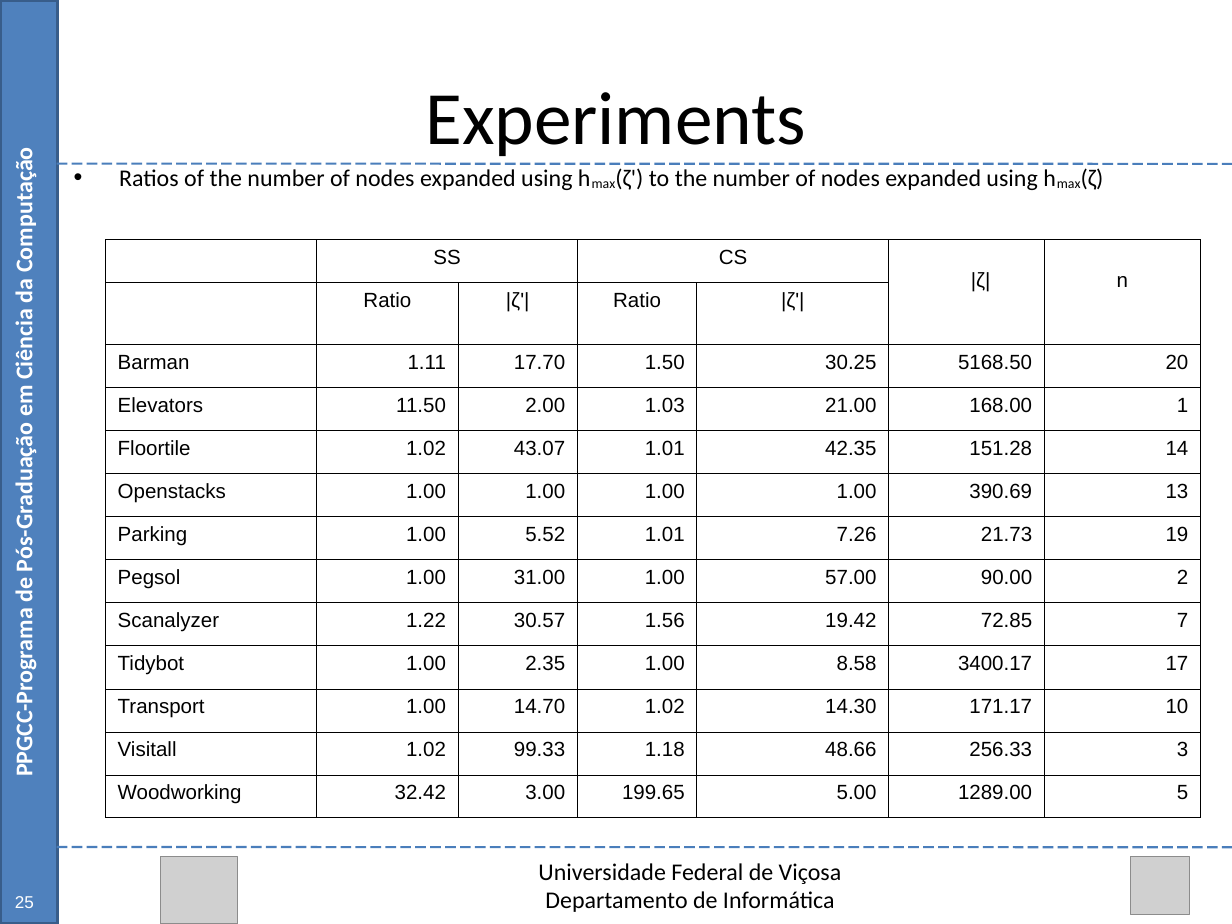
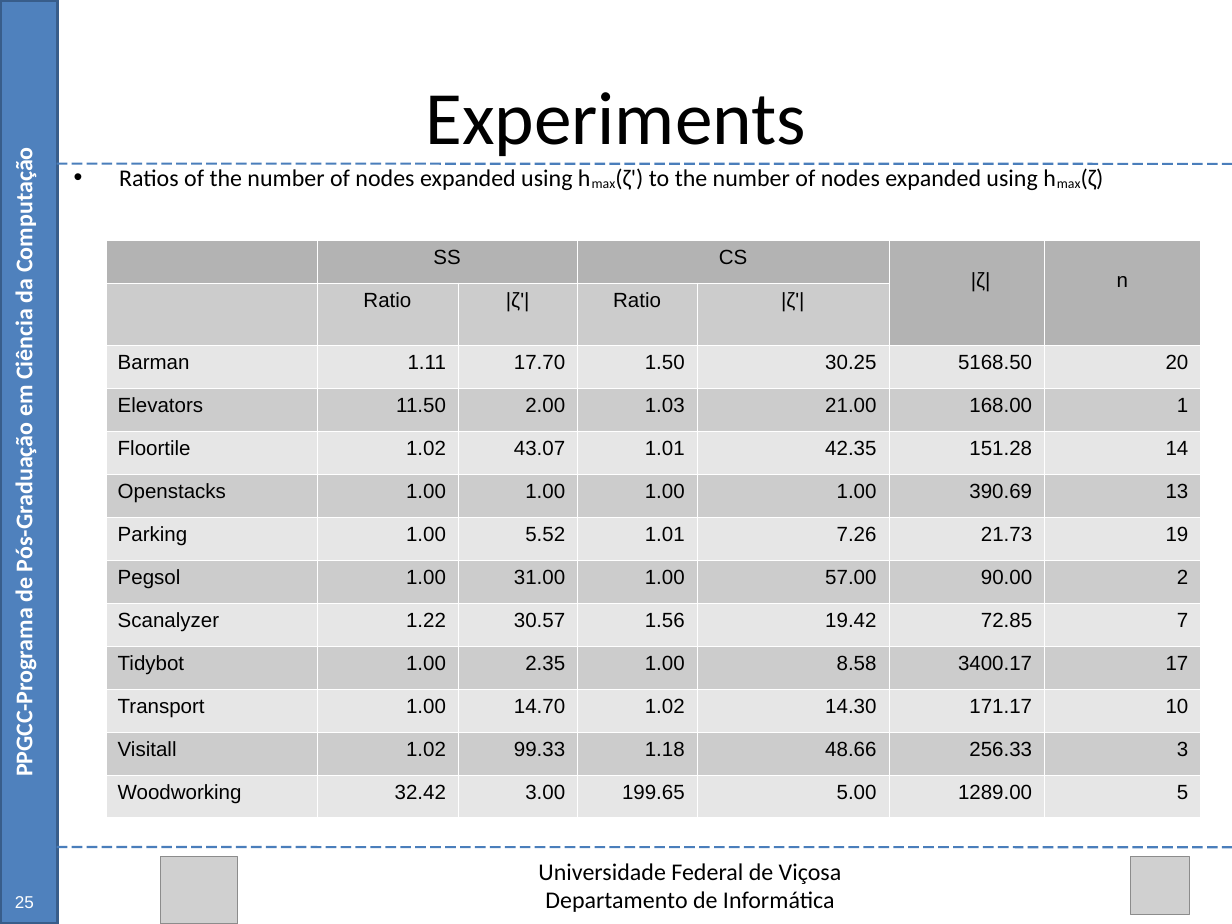
Before and after one commit to Marvinsky/research-marvin, a slide deck: slide 47 of latex/odp/dissertation_v1.odp. Drawn at 1232x924 pixels with LibreOffice and Linux fonts; fonts in the diff are those of the drawing; grey boxes stand for pictures. Boxes give left, top, right and bottom in pixels: in the first picture for what was removed or moved away, otherwise in the second. Text is boxed around its words. In the diff, an @@ line names an element or a change of style, - is before the commit and + after.

```diff
--- a/latex/odp/dissertation_v1.odp
+++ b/latex/odp/dissertation_v1.odp
@@ table at (106,240,1201,818) @@
@@ fill none to #B3B3B3 in 4 cells @@
@@ fill none to #CCCCCC in 39 cells @@
@@ fill none to #E6E6E6 in 42 cells @@
@@ borders changed @@
```
Also in this commit, not shown: 3 other slides changed.
